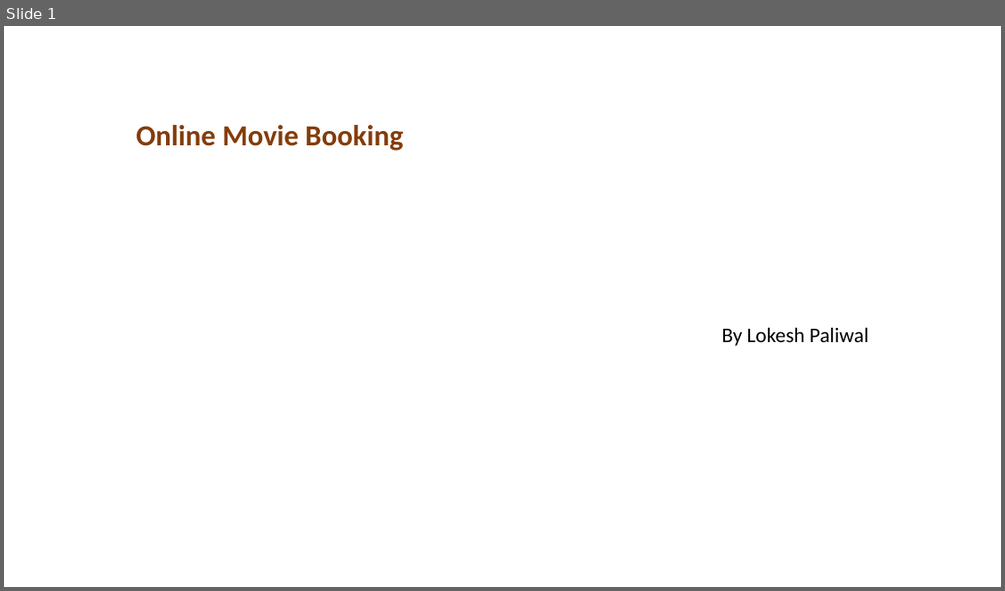
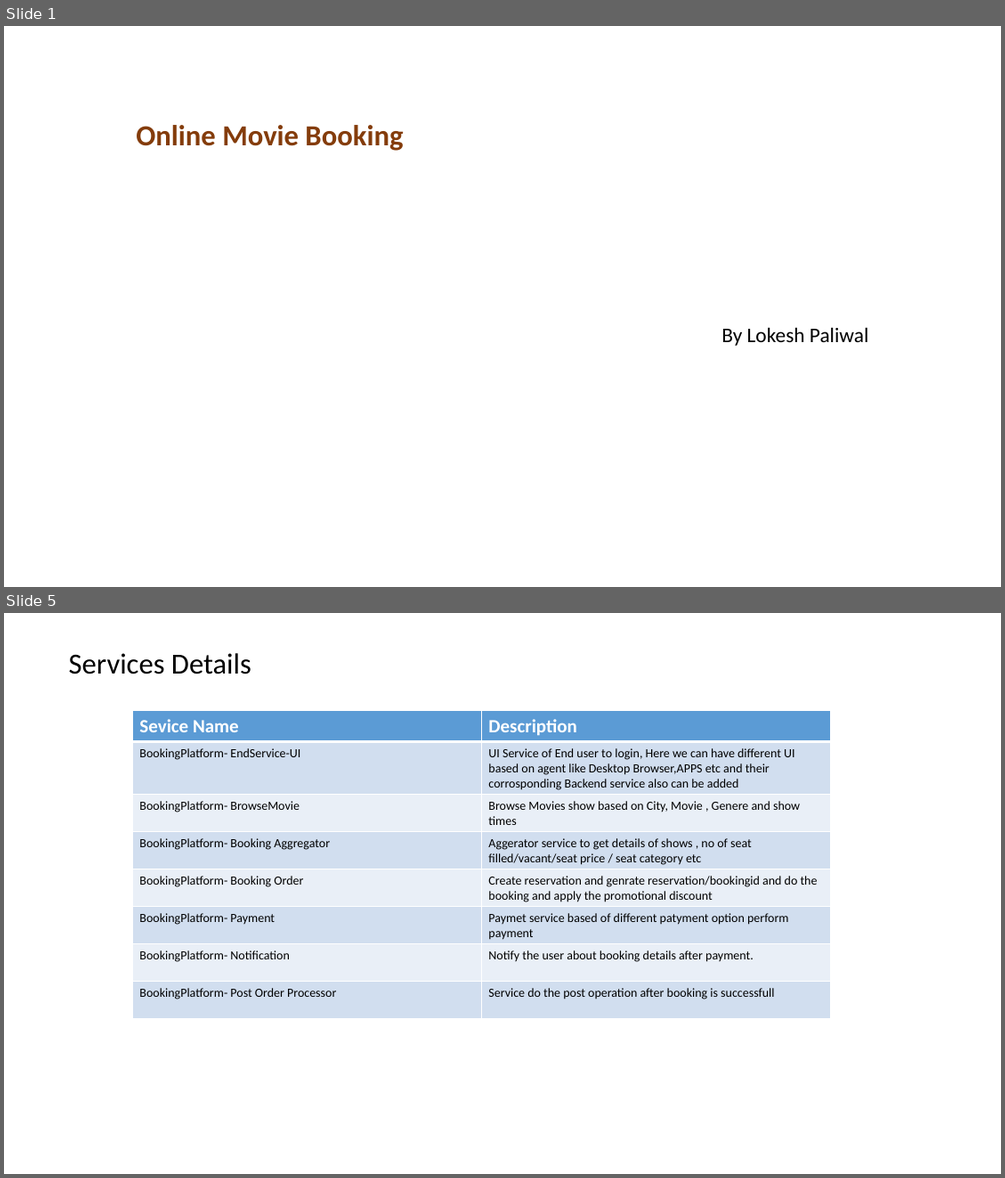
Before and after one commit to Lokesh7027/OnlineMovieBooking, a slide deck: Online Movie Booking.pptx. Shown one above the other, each under a label of ours: slide 1 before the commit, slides 1 and 5 after it; the slides between them are not shown. The pictures are 1005x591 and 1005x1178 pixels, drawn with LibreOffice and Linux fonts; fonts in the diff are those of the drawing. Boxes give left, top, right and bottom in pixels: in the first picture for what was removed or moved away, otherwise in the second. Text is boxed around its words. In the diff, an @@ line names an element or a change of style, - is before the commit and + after.

```diff
--- a/Online Movie Booking.pptx
+++ b/Online Movie Booking.pptx
@@ slide 5 added at [4,613,1001,1174], background #FFFFFF @@
@@ text added at [69,653,251,674], 28 pt, text #000000 @@
+Services Details
@@ table added at [133,711,831,1013], 8 rows, 2 columns @@
+Sevice Name | Description
+BookingPlatform- EndService-UI | UI Service of End user to login, Here we can have different UI based on agent like Desktop Browser,APPS etc and their corrosponding Backend service also can be added
+BookingPlatform- BrowseMovie | Browse Movies show based on City, Movie , Genere and show times
+BookingPlatform- Booking Aggregator | Aggerator service to get details of shows , no of seat filled/vacant/seat price / seat category etc
+BookingPlatform- Booking Order | Create reservation and genrate reservation/bookingid and do the booking and apply the promotional discount
+BookingPlatform- Payment | Paymet service based of different patyment option perform payment
+BookingPlatform- Notification | Notify the user about booking details after payment.
+BookingPlatform- Post Order Processor | Service do the post operation after booking is successfull
```
Also in this commit, not shown: 3 slides changed, 2 other slides added.
